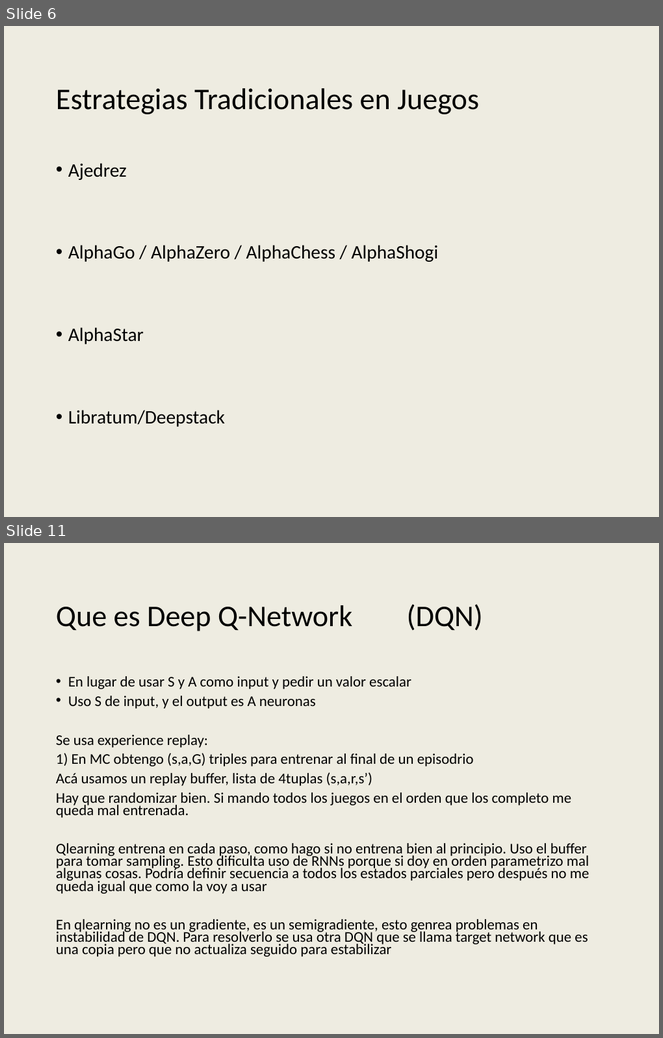
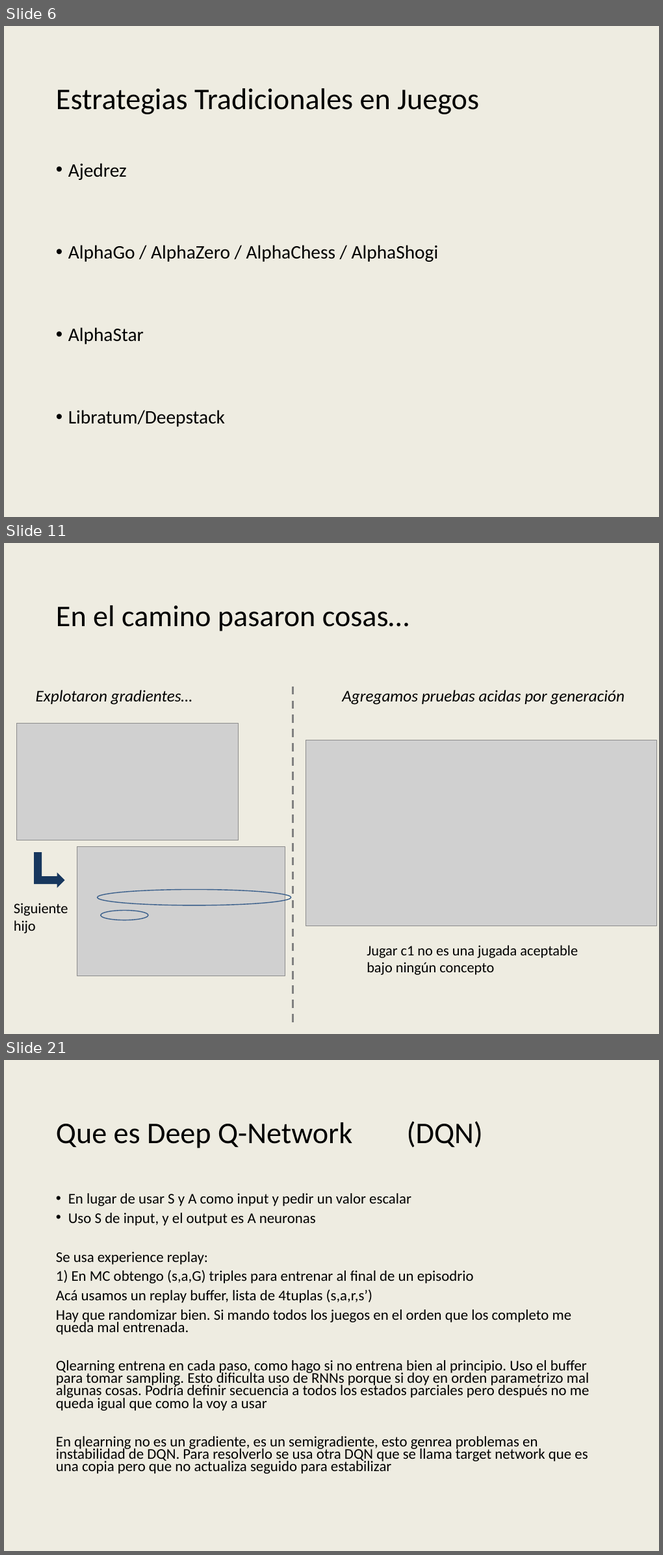
Before and after one commit to AbrojoROU/Truco_DQN, a slide deck: Proyecto IA Digital House v4.pptx. Shown one above the other, each under a label of ours: slides 6 and 11 before the commit, slides 6, 11 and 21 after it; the slides between them are not shown. The pictures are 663x1038 and 663x1555 pixels, drawn with LibreOffice and Linux fonts; fonts in the diff are those of the drawing; grey boxes stand for pictures; background and template pictures are left out. Boxes give left, top, right and bottom in pixels: in the first picture for what was removed or moved away, otherwise in the second. Text is boxed around its words. In the diff, an @@ line names an element or a change of style, - is before the commit and + after.

```diff
--- a/Proyecto IA Digital House v4.pptx
+++ b/Proyecto IA Digital House v4.pptx
@@ slide 11 added at [4,543,659,1034], background #EEECE1 @@
@@ title added at [56,605,410,631], 33 pt, text #000000 @@
+En el camino pasaron cosas…
@@ text added at [36,690,192,705], 18 pt, text #000000, italic @@
+Explotaron gradientes…
@@ line added from (293, 687) to (293, 1025), #808080 2.25 pt dashed @@
@@ text added at [342,690,625,705], 18 pt, text #000000, italic @@
+Agregamos pruebas acidas por generación
@@ picture added at [17,723,239,841] @@
@@ picture added at [306,740,657,927] @@
@@ bent up arrow added at [34,852,65,888], fill #17375E @@
@@ picture added at [77,847,285,976] @@
@@ ellipse added at [97,889,291,905], outline #3A5F8C 1 pt @@
@@ text added at [14,903,68,934], 16 pt, text #000000 @@
+Siguiente hijo
@@ ellipse added at [101,910,149,921], outline #3A5F8C 1 pt @@
@@ text added at [367,945,578,975], 16 pt, text #000000 @@
+Jugar c1 no es una jugada aceptable bajo ningún concepto
@@ what was slide 11 is now slide 21 @@
```
Also in this commit, not shown: 7 slides changed, 8 other slides added, 3 slides removed.
